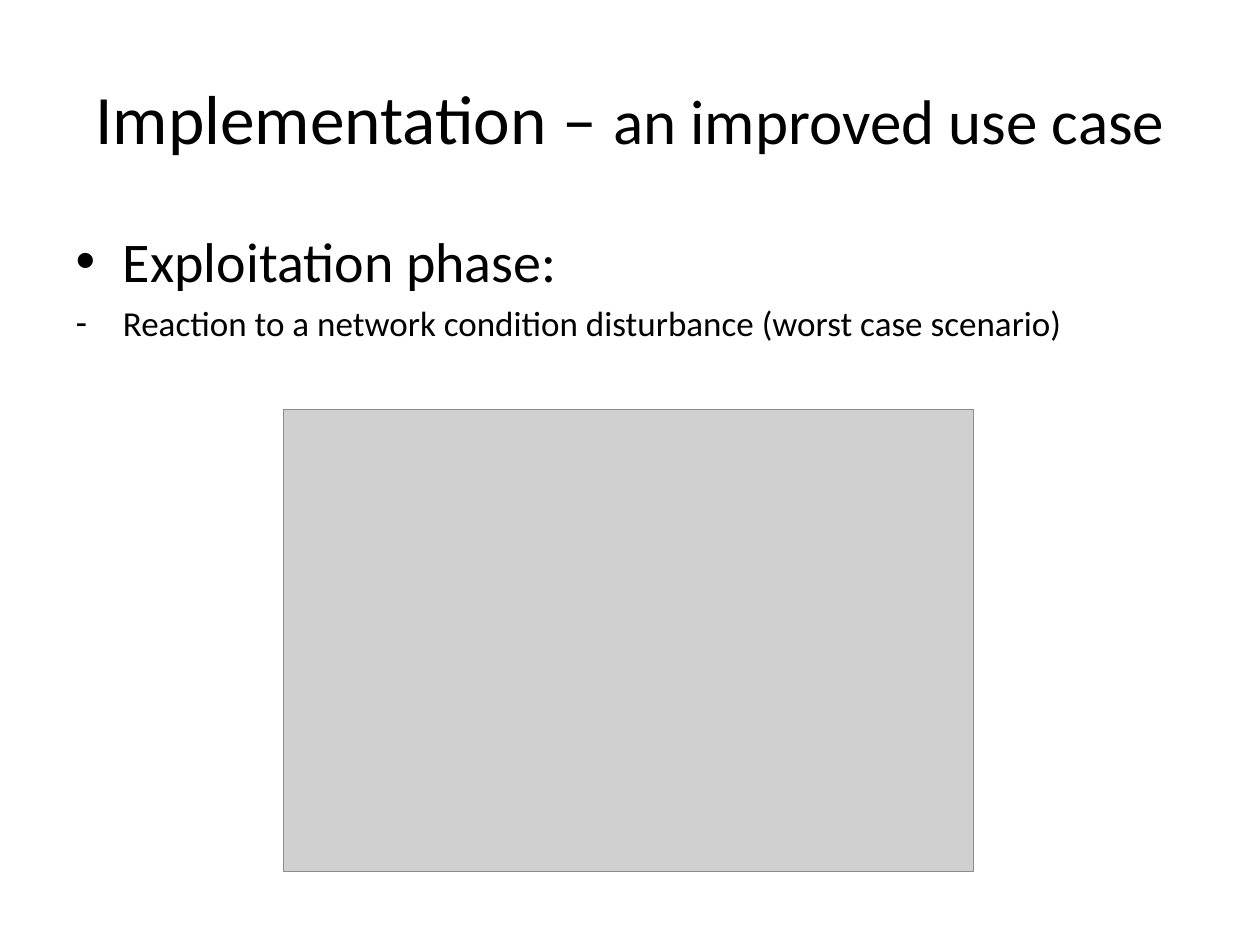
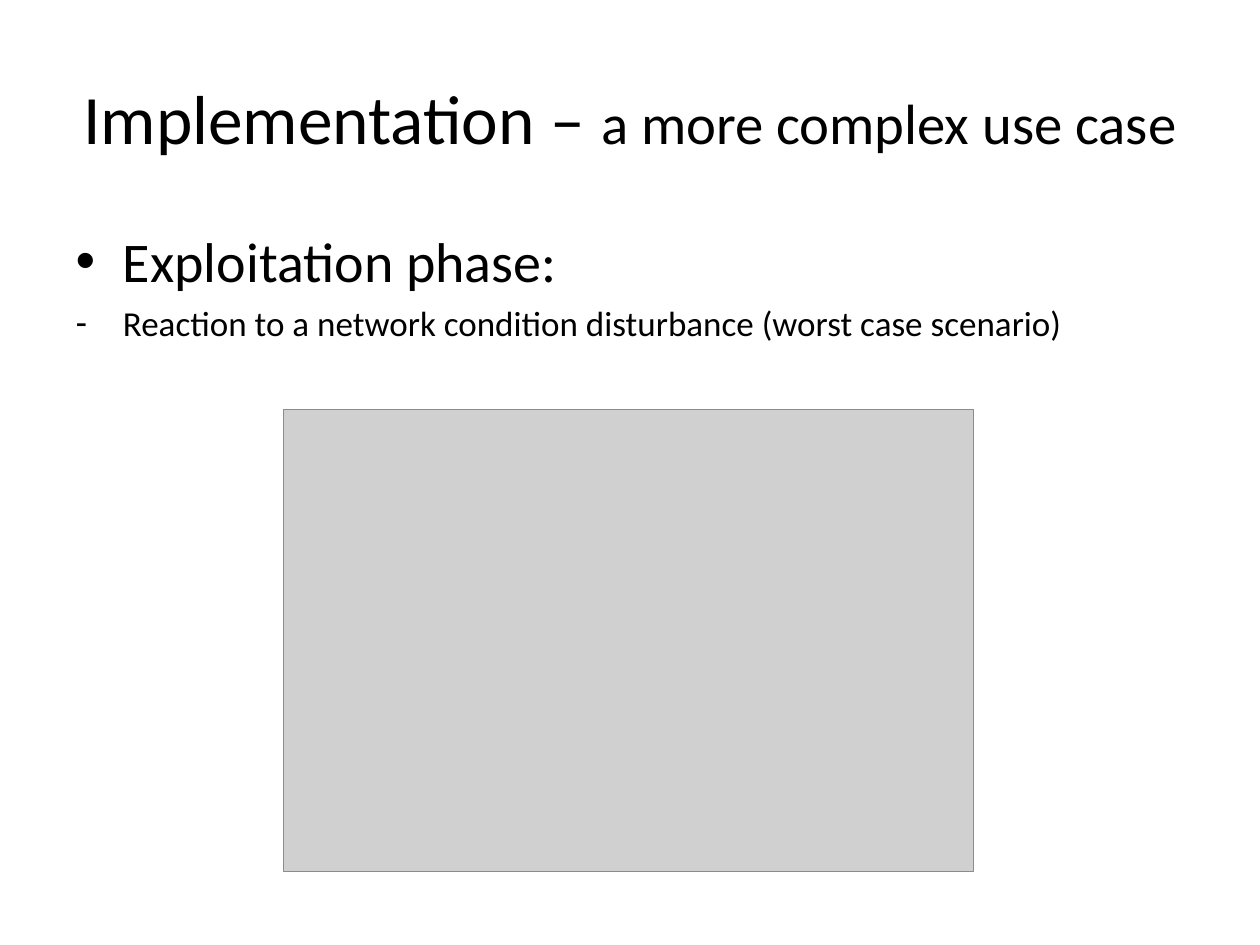
Before and after one commit to ro1208984/learning.java, a slide deck: slide 41 of Mobile Day presentation.pptx. Drawn at 1260x945 pixels with LibreOffice and Linux fonts; fonts in the diff are those of the drawing; grey boxes stand for pictures. Boxes give left, top, right and bottom in pixels: in the first picture for what was removed or moved away, otherwise in the second. Text is boxed around its words. In the diff, an @@ line names an element or a change of style, - is before the commit and + after.

```diff
--- a/Mobile Day presentation.pptx
+++ b/Mobile Day presentation.pptx
@@ title at box(83, 96, 1176, 156): text changed; size 36 to 32.4 pt @@
-Implementation – an improved use case
+Implementation – a more complex use case
```
Also in this commit, not shown: 5 other slides changed, 6 slides added.
